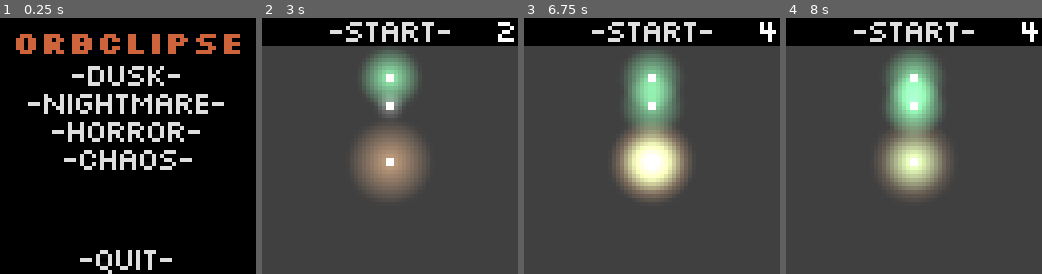
Above: before the commit, frames 1-4 (left to right).
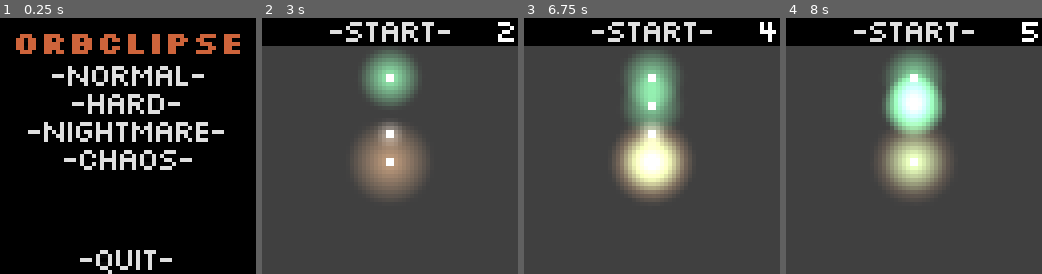
Above: after the commit, the same moments.

Repository: IceTyp/Voidvasion
Game: Godot game, scene res://src/user_interface/main_menu.tscn
Two runs of this game, one before a commit and one after it. Both use one fixed random seed, a clock stepped at 60 frames per second and the inputs below.
Inputs (mouse positions are in pixels of both pictures, inside the frame that each line leads up to):
- Up to frame 1 (0.25 s): no input
- Up to frame 2 (3 s): click (390, 76) at 0.5 s, where only the run after the commit has a clickable "-normal-"; click (390, 76) at 1.25 s, where only the run after the commit has a clickable "-normal-"; click (390, 76) at 2 s, where only the run before the commit has a clickable "-dusk-"; click "-nightmare-" at 2.75 s
- Up to frame 3 (6.75 s): click (652, 105) at 3.5 s, where only the run after the commit has a clickable "-hard-"; click (652, 133) at 4.25 s, where only the run before the commit has a clickable "-horror-"; click "-chaos-" at 5 s; click (652, 76) at 5.75 s, where only the run before the commit has a clickable "-dusk-"; click "-nightmare-" at 6.5 s
- Up to frame 4 (8 s): click (914, 105) at 7.25 s, where only the run after the commit has a clickable "-hard-"

The runs differ from the first frame. In frame 1, 7.0% of the frame differs, in the area x 10-88%, y 18-49%; in frame 2, 1.2%; in frame 3, 0.6%; in frame 4, 4.1%.

Commit message:
display chose difficulty at game end

Diff:
--- a/godot/src/autoload/global.gd
+++ b/godot/src/autoload/global.gd
@@ -8,14 +8,15 @@
 
 var current_map: Node2D
 var difficulties := {
-	"dusk": preload("res://src/maps/difficulties/default.tscn"),
-	"nightmare": preload("res://src/maps/difficulties/1.tscn"),
-	"horror": preload("res://src/maps/difficulties/double_core.tscn"),
+	"normal": preload("res://src/maps/difficulties/default.tscn"),
+	"hard": preload("res://src/maps/difficulties/1.tscn"),
+	"nightmare": preload("res://src/maps/difficulties/double_core.tscn"),
 	"chaos": preload("res://src/maps/difficulties/points.tscn"),
 }
 var orb_counter := 0
 var orbs_placed := 0
 var seconds := 0
+var chosen_difficulty: String
 
 
 func _ready() -> void:
@@ -25,6 +26,7 @@
 func load_map(id: String) -> void:
 	orb_counter = 0
 	orbs_placed = 0
+	chosen_difficulty = id
 	current_map = difficulties[id].instantiate()
 	get_tree().get_root().add_child(current_map)
 	get_tree().paused = false
--- a/godot/src/user_interface/game_end_screen.gd
+++ b/godot/src/user_interface/game_end_screen.gd
@@ -3,12 +3,12 @@
 signal new_game_requested
 
 const messages := {
-	0: "Improvable",
-	70: "Not Bad!",
-	90: "Brilliant",
-	110: "Glowing Effort!",
-	120: "Radiant Stand!",
-	130: "Guiding Light!",
+	0: "Flicker of Hope!",
+	120: "Glowing Effort!",
+	140: "Guiding Light!",
+	160: "Radiant Stand!",
+	180: "Luminous Resilience!",
+	200: "Resolute Spirit!",
 }
 
 var result := "No message...": set = update_result
@@ -28,8 +28,13 @@
 func update_result(val: String) -> void:
 	result = val
 	rich_text_label.text = (
-		"[center][color=#ce643b][ghost]%s[/ghost][/color][/center]\nOrbs: %s" % [result, Global.orbs_placed]
+		"[center][color=#ce643b][ghost]%s[/ghost][/color][/center]\nOrbs: %s\n%s" % [
+				result,
+				Global.orbs_placed,
+				Global.chosen_difficulty
+		]
 	)
+
 
 func _on_game_ended() -> void:
 	for key in messages.keys():
@@ -46,9 +51,10 @@
 
 func _on_button_copy_pressed() -> void:
 	DisplayServer.clipboard_set(
-		"%s\nYou survived %s seconds and used %s orb%s." % [
+		"%s\nYou survived %s seconds on %s and used %s orb%s." % [
 				result,
 				Global.seconds,
+				Global.chosen_difficulty.to_upper(),
 				Global.orbs_placed,
 				"" if Global.orbs_placed == 1 else "s"
 		]
